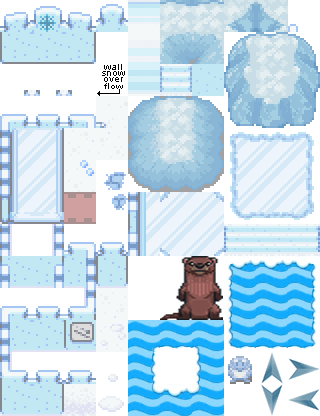
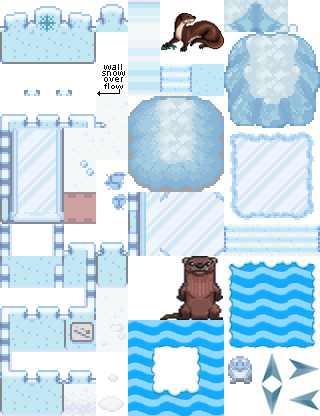
Two versions of the same layered image (320px x 416px). Layer-by-layer changes:
added layer "Layer 2" above "Loutre" over [161, 13, 224, 52]
painted on "Calque 0" over [160, 0, 224, 64]
